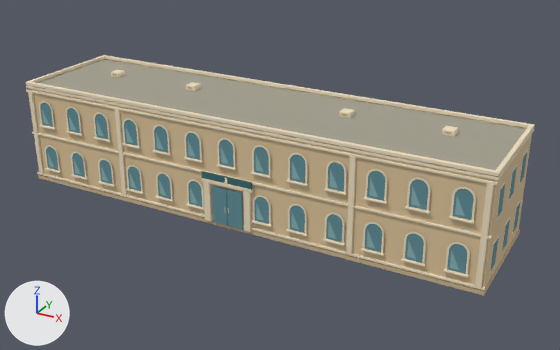
One commit to the glTF model assets/landmarks/alcatraz_island/alc_museum.glb: the scene before it, then after it.
Rendered twice from a 50 mm lens placed at (29.4, -50.1, 28.1), pointed at (1.8, 0.1, 3.0). Every picture has the same lights, and +X, +Y and +Z are marked at lower left. The older version comes first. Vertices at exactly the same position are counted once.

The first picture shows 'alc_museum'.
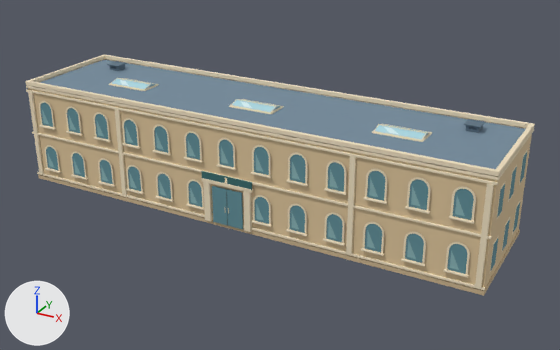
Where the change shows, as pixel boxes [x1, y1, x2, y2] in the pictures (560 x 350 px; the box of a moved part takes in the faces that stretch with it):
'alc_museum', reshaped: before [26, 55, 534, 296]; after [25, 55, 535, 296]
part 1 of me_cube_257, moved or reshaped: before [111, 70, 125, 77]; after [29, 55, 104, 81]
part 2 of me_cube_257, moved or reshaped: before [442, 126, 458, 136]; after [496, 124, 534, 170]
part 3 of me_cube_257, moved or reshaped: before [186, 82, 201, 91]; after [109, 84, 159, 91]
part 4 of me_cube_257, moved or reshaped: before [339, 108, 355, 118]; after [229, 106, 284, 114]
part 5 of me_cube_257, added: after [372, 131, 432, 142]
part 6 of me_cube_257, added: after [373, 131, 422, 141]
part 7 of me_cube_257, added: after [378, 124, 427, 133]
part 8 of me_cube_257, added: after [110, 65, 125, 71]
part 9 of me_cube_257, added: after [107, 61, 127, 67]
part 10 of me_cube_257, added: after [466, 125, 483, 133]
part 11 of me_cube_257, added: after [464, 119, 485, 128]
part 12 of me_cube_257, added: after [25, 55, 535, 174]
part 13 of me_cube_257, added: after [111, 78, 156, 89]
part 14 of me_cube_257, added: after [231, 99, 281, 112]
part 15 of me_cube_257, added: after [374, 124, 430, 140]
part 16 of me_cube_257, recoloured (grey to greyish blue): [39, 60, 525, 169] in both

The change, as a diff of the scene's bpy script:
```diff
--- a/assets/landmarks/alcatraz_island/alc_museum.glb.py
+++ b/assets/landmarks/alcatraz_island/alc_museum.glb.py
@@ me_cube_257 @@
 # used by ob_alc_museum; location = (0.0, 0.0, 0.0)
-me_cube_257.from_pydata(...)  # 4681 vertices, 7869 faces; spans x -20.0..20.0, y -5.2..5.0, z 0.0..9.0
+me_cube_257.from_pydata(...)  # 5195 vertices, 8757 faces; spans x -20.0..20.0, y -5.2..5.0, z 0.0..9.2
+# me_cube_257 part 1: the loose piece of 56 vertices spanning x -15.4..-14.6, y 0.6..1.5, z 8.6..9.0 is scaled about its middle by (0.345, 10.6, 0.121), then moved by (-4.8, -1.0, 0.1)
+# me_cube_257 part 2: the loose piece of 56 vertices spanning x 14.6..15.4, y 0.6..1.5, z 8.6..9.0 is scaled about its middle by (0.345, 10.6, 0.121), then moved by (4.8, -1.0, 0.1)
+# me_cube_257 part 3: the loose piece of 56 vertices spanning x -7.4..-6.6, y 0.6..1.5, z 8.6..9.0 is scaled about its middle by (4.31, 2.26, 0.177), then moved by (-5.0, -1.6, -0.2)
+# me_cube_257 part 4: the loose piece of 56 vertices spanning x 6.6..7.4, y 0.6..1.5, z 8.6..9.0 is scaled about its middle by (4.31, 2.26, 0.177), then moved by (-7.0, -1.6, -0.2)
+# me_cube_257 part 5: the loose piece of 56 vertices spanning x 14.6..15.4, y 0.6..1.5, z 8.6..9.0 is copied, and the copy is scaled about its middle by (4.31, 2.26, 0.177), then moved by (-3.0, -1.6, -0.2); it spans x 10.1..13.9, y -1.6..0.4, z 8.6..8.7
+# me_cube_257 part 6: a new loose piece, a box spanning x 10.19..13.81, y -1.498..-1.442, z 8.698..8.743, in mat_landmark_vertex_paint
+# me_cube_257 part 7: a new loose piece, a box spanning x 10.19..13.81, y -0.627..-0.573, z 8.95..9.0, in mat_landmark_vertex_paint
+# me_cube_257 part 8: the loose piece of 56 vertices spanning x -15.4..-14.6, y 0.6..1.5, z 8.6..9.0 is copied, and the copy is moved by (-1.3, 1.5, 0.1); it spans x -16.8..-15.8, y 2.0..3.0, z 8.6..9.1
+# me_cube_257 part 9: the loose piece of 56 vertices spanning x -15.4..-14.6, y 0.6..1.5, z 8.6..9.0 is copied, and the copy is scaled about its middle by (1.38, 1.38, 0.196), then moved by (-1.3, 1.5, 0.3); it spans x -16.9..-15.7, y 1.9..3.1, z 9.1..9.2
+# me_cube_257 part 10: the loose piece of 56 vertices spanning x 14.6..15.4, y 0.6..1.5, z 8.6..9.0 is copied, and the copy is moved by (1.3, 1.5, 0.1); it spans x 15.8..16.8, y 2.0..3.0, z 8.6..9.1
+# me_cube_257 part 11: the loose piece of 56 vertices spanning x 14.6..15.4, y 0.6..1.5, z 8.6..9.0 is copied, and the copy is scaled about its middle by (1.38, 1.38, 0.196), then moved by (1.3, 1.5, 0.3); it spans x 15.7..16.9, y 1.9..3.1, z 9.1..9.2
+# me_cube_257 part 12: 112 vertices added at x -20.0..20.0, y -5.0..5.0, z 8.9..9.0
+# me_cube_257 part 13: 22 vertices added at x -13.8..-10.2, y -1.5..0.3, z 8.7..9.0
+# me_cube_257 part 14: 22 vertices added at x -1.8..1.8, y -1.5..0.3, z 8.7..9.0
+# me_cube_257 part 15: 22 vertices added at x 10.2..13.8, y -1.5..0.3, z 8.7..9.0
+# me_cube_257 part 16: 12 kept faces spanning x -19.5..19.5, y -4.6..4.6, z 8.6 get new vertex colours; the middle colour goes from grey #a4a08f to greyish blue #748b9c
+# other edits to the shape of me_cube_257 do not show in these pictures
 me_cube_257.materials.append(mat_landmark_vertex_paint)
```
